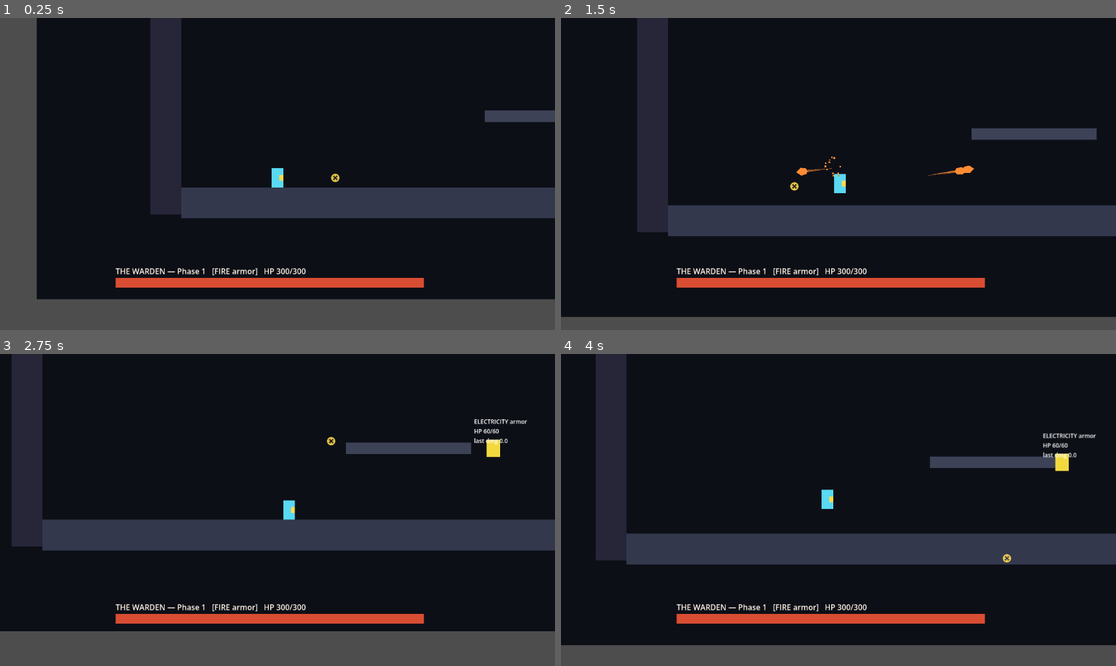
Above: before the commit, frames 1-4 (two rows, left to right).
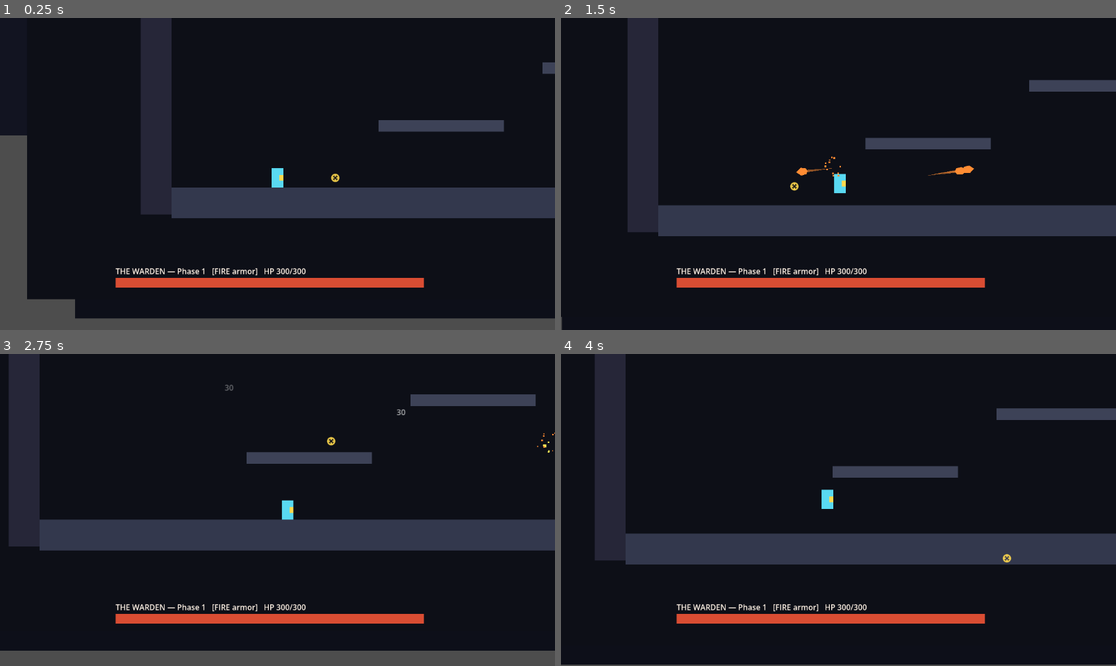
Above: after the commit, the same moments.

Repository: lordiwa/mageRage
Game: Godot game, scene res://levels/sector_02.tscn
Two runs of this game, one before a commit and one after it. Both use one fixed random seed, a clock stepped at 60 frames per second and the inputs below. Before the commit the project starts from res://levels/sector_01.tscn.
Inputs (mouse positions are in pixels of both pictures, inside the frame that each line leads up to):
- Up to frame 1 (0.25 s): no input
- Up to frame 2 (1.5 s): tap Enter at 0.5 s; move the mouse to (960, 158) at 0.52 s; hold D (move_right) 0.53-1.25 s; tap E (cast_primary) at 0.6 s; click (960, 158) at 0.67 s; tap Space (jump) at 0.77 s; drag from (727, 189) to (927, 186) at 1.27 s
- Up to frame 3 (2.75 s): move the mouse to (333, 441) at 2.02 s; hold D (move_right) from 2.03 s (still down); tap Shift (dash) at 2.1 s
- Up to frame 4 (4 s): release D (move_right) at 2.75 s; drag from (810, 572) to (672, 463) at 2.77 s; move the mouse to (1005, 556) at 3.52 s; hold A (move_left) from 3.53 s (still down); tap 2 (element_2) at 3.6 s; tap Space (jump) at 3.77 s

The runs differ from the first frame. In frame 1, 12% of the frame differs, in the area x 0-100%, y 0-97%; in frame 2, 8.6%; in frame 3, 9.7%; in frame 4, 9.1%.

Commit message:
feat: switch main_scene to sector_02 (M2 T4, TASK-036)
Flip run/main_scene from sector_01.tscn to sector_02.tscn so the new
parallax sidescroller level runs on launch. Single-line project.godot
edit; inputs/autoloads/layer_names/renderer untouched. All 5 levels
(sector_01/sector_02/arena/encounter/test_level) load headless clean;
full GUT suite green (528/528) x5; gdlint clean. No level/script/test
modified. Completes Milestone M2.

Co-Authored-By: Claude Opus 4.8 (1M context) <noreply@anthropic.com>

Diff:
--- a/project.godot
+++ b/project.godot
@@ -12,7 +12,7 @@
 
 config/name="Mage Rage"
 config/description="2D side-scroller / metroidvania. TASK-005 movement demo."
-run/main_scene="res://levels/sector_01.tscn"
+run/main_scene="res://levels/sector_02.tscn"
 config/features=PackedStringArray("4.6", "GL Compatibility")
 config/icon="res://icon.svg"
 
--- a/state/sessions/20260603T024324Z-9423aa09/session.json
+++ b/state/sessions/20260603T024324Z-9423aa09/session.json
@@ -3,7 +3,7 @@
   "session_id": "20260603T024324Z-9423aa09",
   "lifecycle_state": "active",
   "updated_at": "2026-06-04T22:50:00.000Z",
-  "active_task": "TASK-035",
+  "active_task": "TASK-036",
   "workflow_step": "M1 COMPLETE (sector_01, TASK-026..029, CI green). Since then: TASK-031 (soft aim-assist / aim magne …(612 unchanged characters)…
   "next_action": "AWAITING human go-ahead to BUILD M2 sector_02 (TASK-032..036, strict chain T0->T4). When building: pa …(658 unchanged characters)…
   "handoff_summary": "Mage Rage: Unity build rebooted into a fresh Godot 4.6.3 project (pure GDScript, gl_compatibility …(1890 unchanged characters)…
--- a/tasks/TASK-033.json
+++ b/tasks/TASK-033.json
@@ -8,7 +8,7 @@
     "Tests-first test/test_parallax_background.gd asserts the structure/scroll_scale/ordering (NO motion assertions, per the headless caveat) and is green.",
     "Full GUT suite green exit 0 run multiple times (flake-aware), gdlint clean, no new stderr noise."
   ],
-  "status": "in_progress",
+  "status": "done",
   "priority": "medium",
   "labels": [
     "godot",
@@ -21,6 +21,6 @@
   "linked_prs": [],
   "comments": [],
   "created_at": "2026-06-04T22:47:07.481Z",
-  "updated_at": "2026-06-04T22:56:19.349Z",
+  "updated_at": "2026-06-05T02:43:33.709Z",
   "jira_key": null
 }
--- a/tasks/TASK-034.json
+++ b/tasks/TASK-034.json
@@ -9,7 +9,7 @@
     "Tests-first test/test_sector_02.gd deterministic structure assertions pass; parallax layers resolve under the level.",
     "Full GUT suite green exit 0 run multiple times (flake-aware), gdlint clean; arena/sector_01/encounter/test_level still load clean (not modified)."
   ],
-  "status": "in_progress",
+  "status": "done",
   "priority": "medium",
   "labels": [
     "godot",
@@ -22,6 +22,6 @@
   "linked_prs": [],
   "comments": [],
   "created_at": "2026-06-04T22:47:25.106Z",
-  "updated_at": "2026-06-05T02:43:34.672Z",
+  "updated_at": "2026-06-05T02:58:36.536Z",
   "jira_key": null
 }
--- a/tasks/TASK-035.json
+++ b/tasks/TASK-035.json
@@ -9,7 +9,7 @@
     "Tests-first; full GUT suite green exit 0 run multiple times (flake-aware), gdlint clean, no new stderr noise.",
     "The full M2 loop (spawn -> FIRE gate -> ELEC purge+fly -> boss -> sector victory) is satisfiable in sector_02."
   ],
-  "status": "in_progress",
+  "status": "done",
   "priority": "medium",
   "labels": [
     "godot",
@@ -21,8 +21,14 @@
   "depends_on": [],
   "linked_commits": [],
   "linked_prs": [],
-  "comments": [],
+  "comments": [
+    {
+      "author": "orchestrator",
+      "at": "2026-06-05T03:17:27.243Z",
+      "body": "Reviewer ACCEPT (no HIGH/MEDIUM). Non-blocking LOW carried forward: the mixed-armor test (test_sector_02.gd) asserts >=2 distinct armor values while the scene actually delivers 3 (ELEC/FIRE/ICE) — deliverable is correct, but the assertion could be tightened to >=3 in a future hygiene pass. Also cosmetic: BossWallLeft bottom edge sits 2px into the floor (y=330 vs floor-top 328), harmless/buried."
+    }
+  ],
   "created_at": "2026-06-04T22:47:35.801Z",
-  "updated_at": "2026-06-05T02:58:37.034Z",
+  "updated_at": "2026-06-05T03:17:27.313Z",
   "jira_key": null
 }
--- a/tasks/TASK-036.json
+++ b/tasks/TASK-036.json
@@ -7,7 +7,7 @@
     "No existing level/script/test deleted or modified; arena/sector_01/encounter/test_level still load headless clean and their tests pass.",
     "Full GUT suite green exit 0 run multiple times (flake-aware), gdlint clean, no new stderr noise; CI green on push."
   ],
-  "status": "todo",
+  "status": "in_progress",
   "priority": "medium",
   "labels": [
     "godot",
@@ -20,6 +20,6 @@
   "linked_prs": [],
   "comments": [],
   "created_at": "2026-06-04T22:47:48.660Z",
-  "updated_at": "2026-06-04T22:47:48.660Z",
+  "updated_at": "2026-06-05T03:17:27.665Z",
   "jira_key": null
 }
--- a/tasks/index.json
+++ b/tasks/index.json
@@ -1,5 +1,5 @@
 {
-  "generated_at": "2026-06-05T02:58:37.034Z",
+  "generated_at": "2026-06-05T03:17:27.665Z",
   "tasks": [
     {
       "key": "TASK-001",
@@ -208,13 +208,13 @@
     {
       "key": "TASK-035",
       "title": "M2 T3 — Wire gate + anti-magic zone + enemies + dormant Warden into sector_02",
-      "status": "in_progress",
+      "status": "done",
       "priority": "medium"
     },
     {
       "key": "TASK-036",
       "title": "M2 T4 — Switch main_scene to sector_02 + integration pass",
-      "status": "todo",
+      "status": "in_progress",
       "priority": "medium"
     }
   ]
